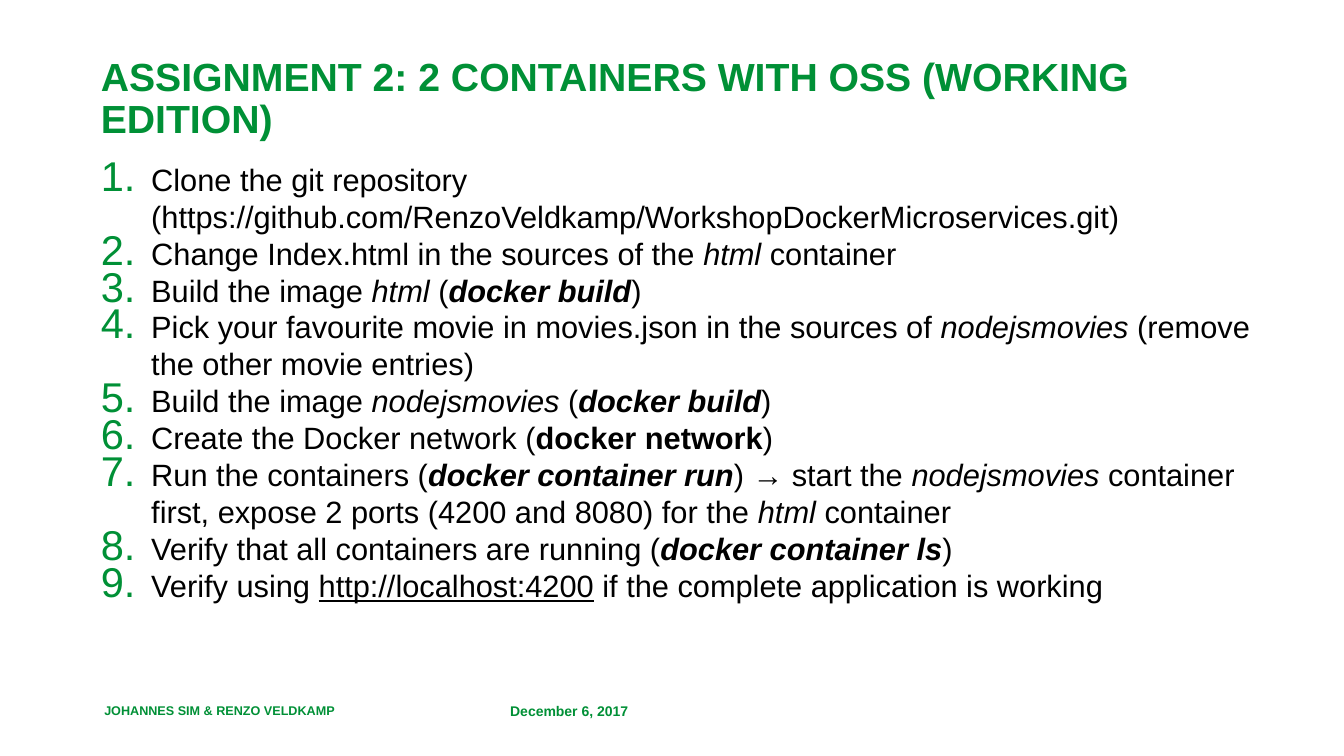
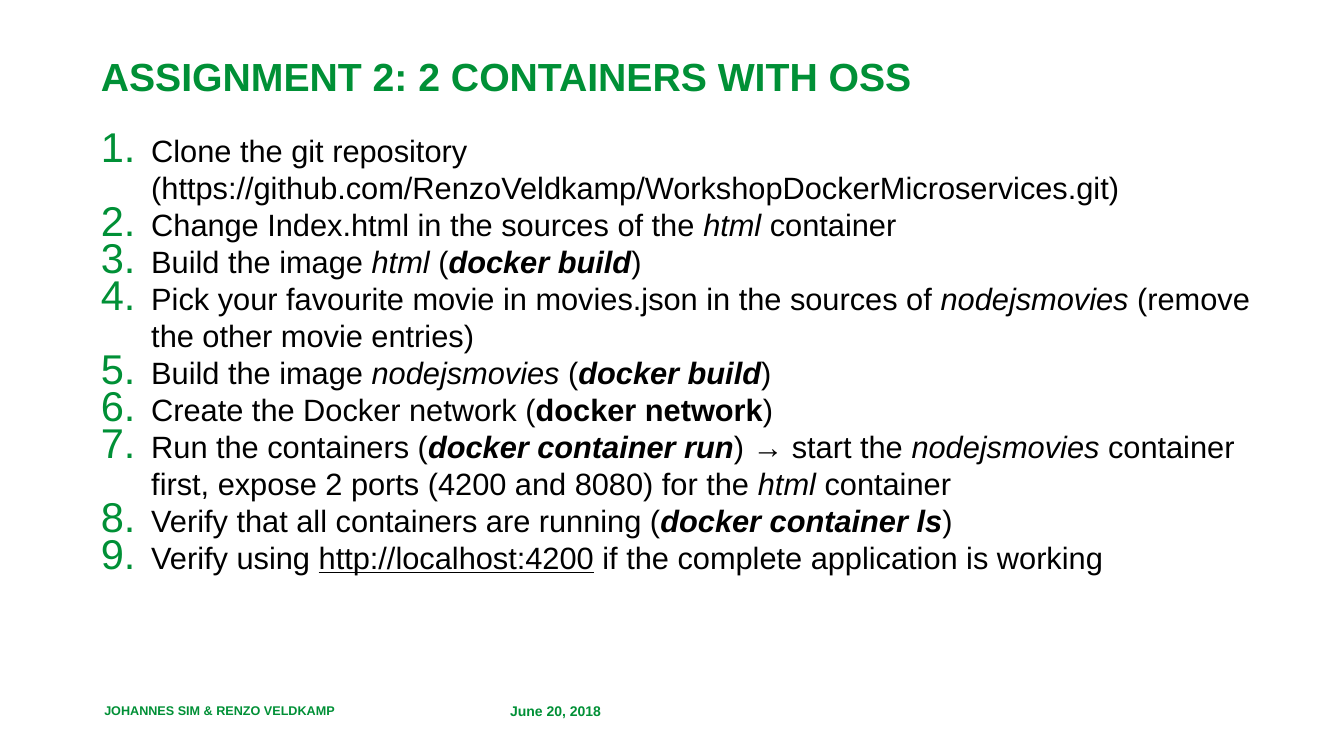
Before and after one commit to RenzoVeldkamp/MicroContainer, a slide deck: slide 4 of Workshop/Opdrachten.pptx (slide 5 before the commit). Drawn at 1344x756 pixels with LibreOffice and Linux fonts; fonts in the diff are those of the drawing; background and template pictures are left out. Boxes give left, top, right and bottom in pixels: in the first picture for what was removed or moved away, otherwise in the second. Text is boxed around its words. In the diff, an @@ line names an element or a change of style, - is before the commit and + after.

```diff
--- a/Workshop/Opdrachten.pptx
+++ b/Workshop/Opdrachten.pptx
@@ title at [101,63,912,92]: text changed @@
-ASSIGNMENT 2: 2 CONTAINERS WITH OSS (WORKING EDITION)
+ASSIGNMENT 2: 2 CONTAINERS WITH OSS
@@ text "Clone the git repository (https://github.com/RenzoVeldkamp/W ...": place and size @@
-text "Clone the git repository (https://github.com/RenzoVeldkamp/W ..." at [151,168,1250,603]
+text "Clone the git repository (https://github.com/RenzoVeldkamp/W ..." at [151,139,1250,574]
@@ text at [510,706,601,719]: text changed @@
-December 6, 2017
+June 20, 2018
```
Also in this commit, not shown: 4 other slides changed.
